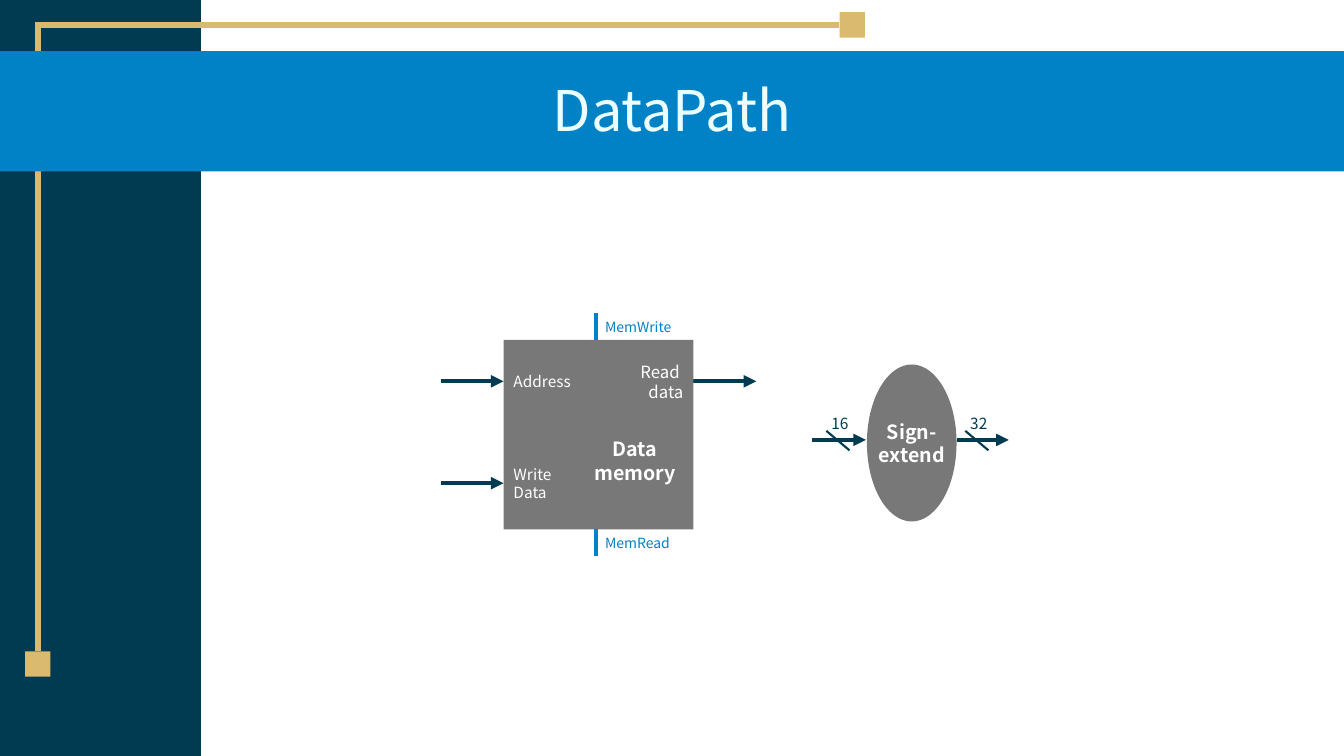
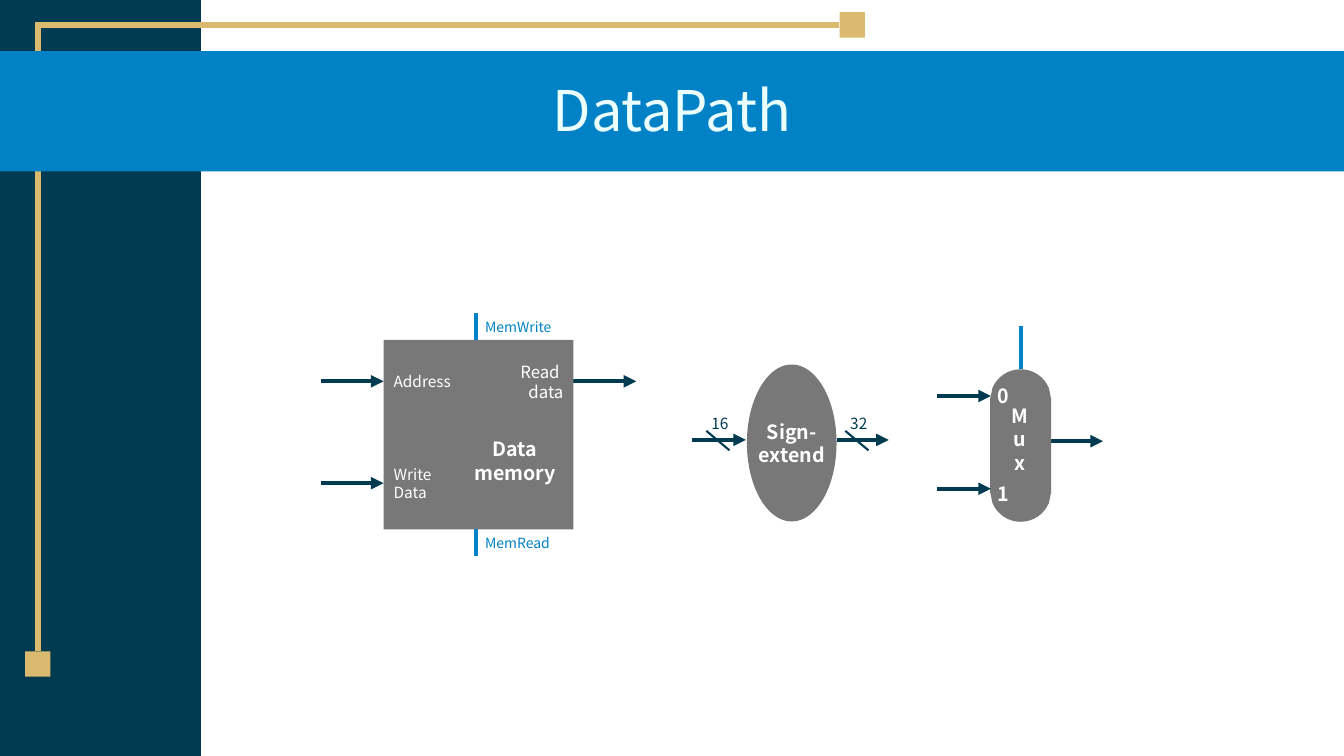
Before and after one commit to TikaWorld/EZ-Study, a slide deck: slide 6 of ComputerOrganization/Chapter4.pptx. Drawn at 1344x756 pixels with LibreOffice and Linux fonts; fonts in the diff are those of the drawing. Boxes give left, top, right and bottom in pixels: in the first picture for what was removed or moved away, otherwise in the second. Text is boxed around its words. In the diff, an @@ line names an element or a change of style, - is before the commit and + after.

```diff
--- a/ComputerOrganization/Chapter4.pptx
+++ b/ComputerOrganization/Chapter4.pptx
@@ 9 texts, 5 arrows, 4 lines, 1 rectangle, 1 ellipse: place and size @@
-9 texts, 5 arrows, 4 lines, 1 rectangle, 1 ellipse at [441,314,1009,557]
+9 texts, 5 arrows, 4 lines, 1 rectangle, 1 ellipse at [321,314,889,557]
@@ line added from (1021, 327) to (1021, 369), #0182C6 3 pt @@
@@ group added at [937,369,1103,521]: 3 arrows, 3 texts, 1 freeform shape @@
+Mux
+0
+1
```
Also in this commit, not shown: 2 other slides changed, 1 slide added.
